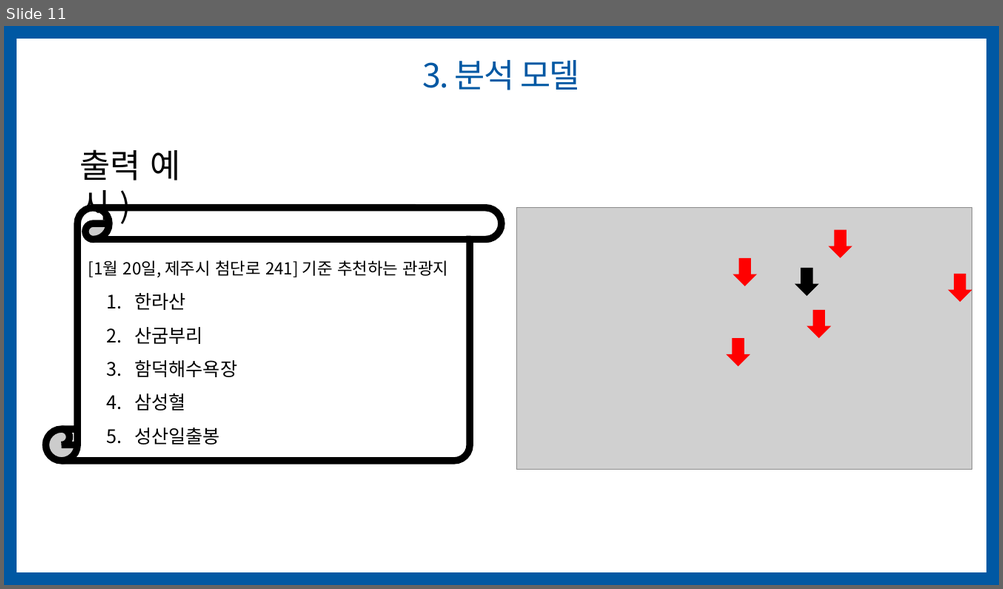
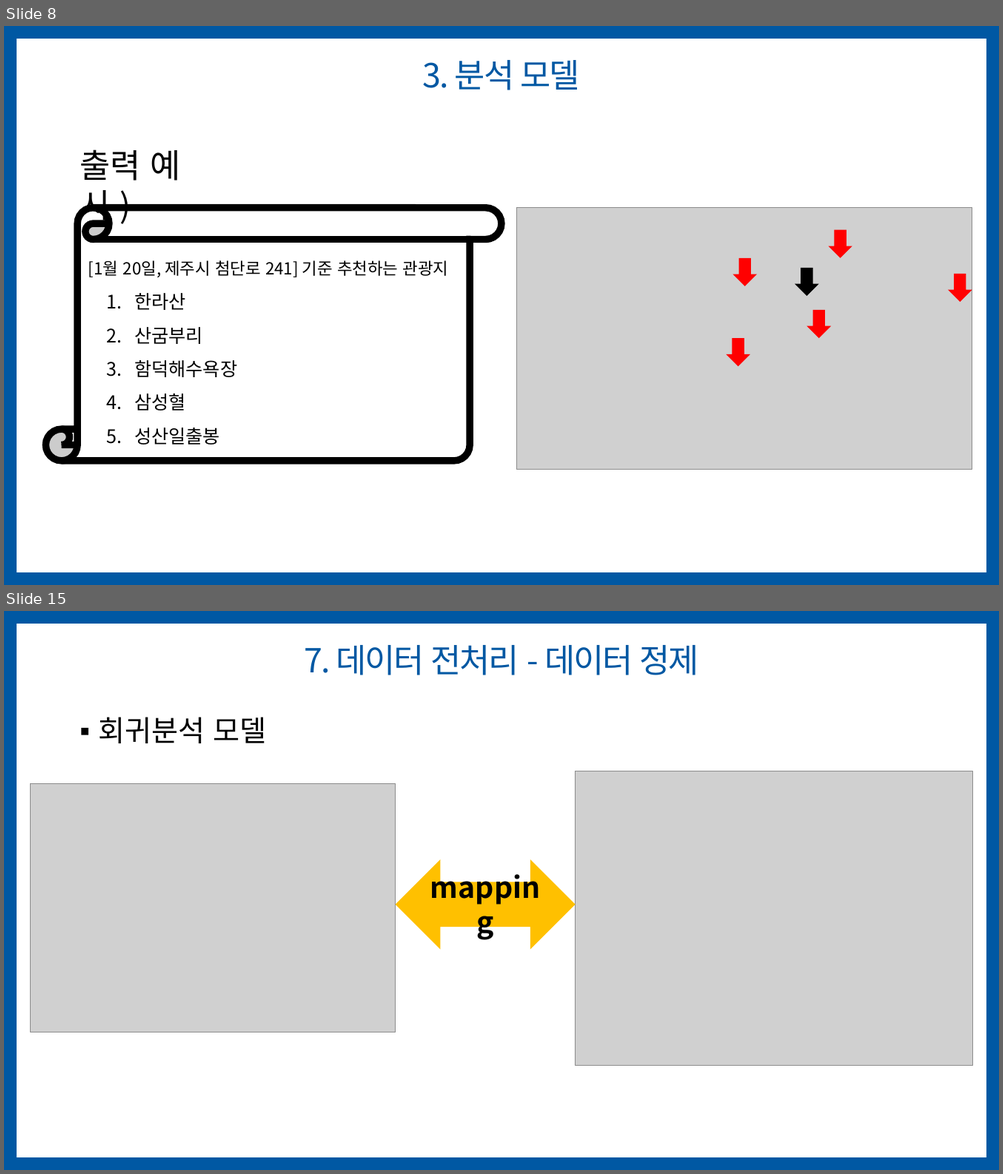
Before and after one commit to jihyeyun00/teamproject_python, a slide deck: 2차 팀프로젝트/6조_날씨-거리-만족도 기반의 제주도 관광지 추천(이현창,김동훈,김호경,윤지혜).pptx. Shown one above the other, each under a label of ours: slide 11 before the commit, slides 8 and 15 after it; the slides between them are not shown. The pictures are 1003x589 and 1003x1174 pixels, drawn with LibreOffice and Linux fonts; fonts in the diff are those of the drawing; grey boxes stand for pictures. Boxes give left, top, right and bottom in pixels: in the first picture for what was removed or moved away, otherwise in the second. Text is boxed around its words. In the diff, an @@ line names an element or a change of style, - is before the commit and + after.

```diff
--- a/2차 팀프로젝트/6조_날씨-거리-만족도 기반의 제주도 관광지 추천(이현창,김동훈,김호경,윤지혜).pptx
+++ b/2차 팀프로젝트/6조_날씨-거리-만족도 기반의 제주도 관광지 추천(이현창,김동훈,김호경,윤지혜).pptx
@@ slide 15 added at box(4, 611, 999, 1170), background #FFFFFF; not listed: 1 template element that a slide beside it also shows @@
@@ title added at box(304, 645, 698, 675), 32 pt, text #0058A3 @@
+7. 데이터 전처리 - 데이터 정제
@@ text added at box(99, 717, 267, 743), 28 pt, text #000000 @@
+▪ 회귀분석 모델
@@ picture added at box(30, 784, 395, 1034) @@
@@ picture added at box(575, 772, 973, 1066) @@
@@ left right arrow added at box(395, 860, 575, 950), fill #FFC000, 28 pt, text #000000, bold @@
+mapping
@@ what was slide 11 is now slide 8 @@
```
Also in this commit, not shown: 6 slides changed, 11 other slides added, 6 slides removed, 13 other files.
